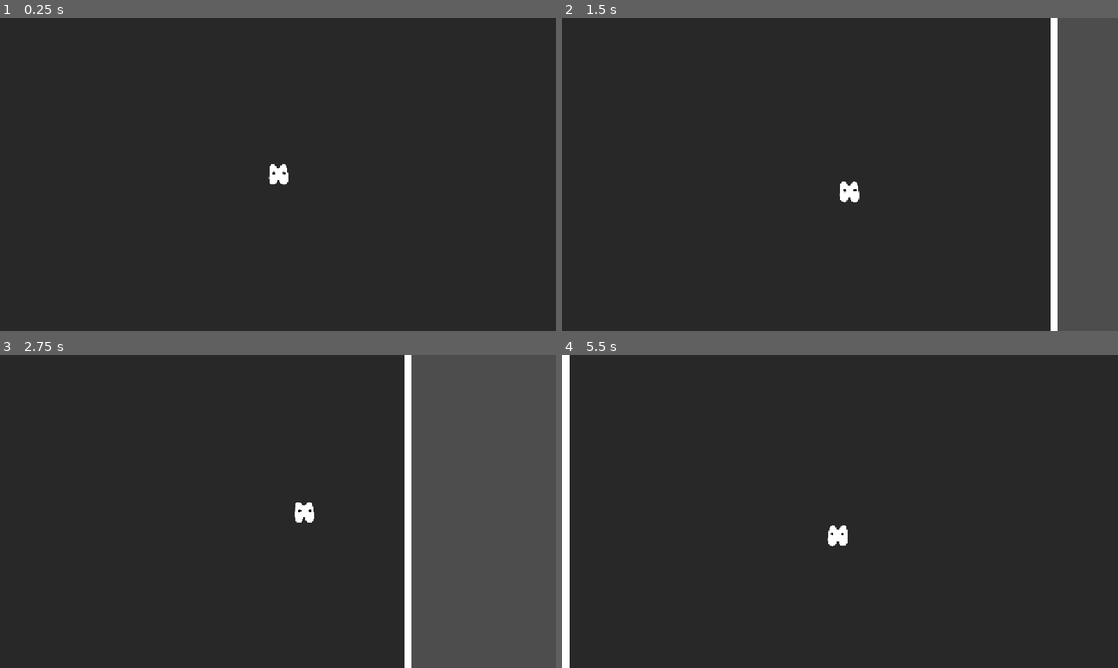
Above: before the commit, frames 1-4 (two rows, left to right).
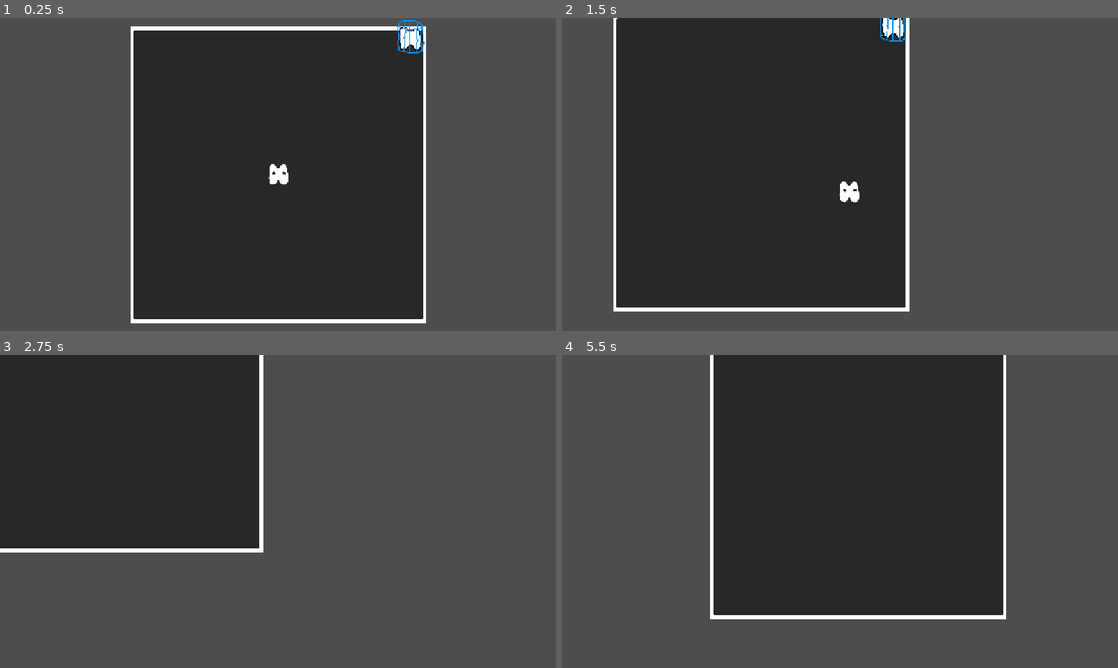
Above: after the commit, the same moments.

Repository: piksalchaos/Pebokin-Parade
Game: Godot game, scene res://scenes/game.tscn
The game is run twice, just before and just after one commit, with the same random seed, the same clock (stepped at 60 frames per second) and the same inputs.
Inputs:
- Up to frame 1 (0.25 s): no input
- Up to frame 2 (1.5 s): tap Enter at 0.5 s; hold D (right) 0.53-1.28 s; hold S (down) from 1.28 s (still down)
- Up to frame 3 (2.75 s): release S (down) at 2.03 s; hold D (right) from 2.03 s (still down)
- Up to frame 4 (5.5 s): release D (right) at 2.78 s; hold W (up) 2.78-3.53 s; hold A (left) 3.53-5.03 s; hold S (down) from 5.03 s (still down)

The runs differ from the first frame. In frame 1, 52% of the frame differs, in the area x 0-100%, y 0-100%; in frame 2, 41%; in frame 3, 45%; in frame 4, 57%.

Commit message:
lead pebokin gets replaced when hit wall

Diff:
--- /dev/null
+++ b/scenes/danger_area.gd
@@ -0,0 +1 @@
+class_name DangerArea extends Area2D
--- /dev/null
+++ b/scenes/danger_area.tscn
@@ -0,0 +1,6 @@
+[gd_scene load_steps=2 format=3 uid="uid://wfltkrjulywa"]
+
+[ext_resource type="Script" uid="uid://b5rhtmn37i1yx" path="res://scenes/danger_area.gd" id="1_vwlhv"]
+
+[node name="DangerArea" type="Area2D"]
+script = ExtResource("1_vwlhv")
--- a/scenes/follower.gd
+++ b/scenes/follower.gd
@@ -2,4 +2,7 @@
 
 const DISTANCE_FROM_OTHERS := 55.0
 func _ready() -> void:
+	update_progress()
+
+func update_progress() -> void:
 	progress = (get_index() + 1) * DISTANCE_FROM_OTHERS
--- a/scenes/game.gd
+++ b/scenes/game.gd
@@ -9,7 +9,7 @@
 func spawn_captured_unit():
 	var captured_unit = CAPTURED_UNIT.instantiate()
 	# rewrite line below to set dog position based on dog's currect width/height and the width/height of the stage
-	captured_unit.position = Vector2(randf_range(-640, 640), randf_range(-640, 640))
+	captured_unit.position = Vector2(randf_range(-320, 320), randf_range(-320, 320))
 	captured_unit.collected.connect(_on_captured_unit_collected)
 	captured_unit.collected.connect(unit_parade._on_captured_unit_collected)
 
--- a/scenes/stage.tscn
+++ b/scenes/stage.tscn
@@ -1,11 +1,13 @@
-[gd_scene load_steps=3 format=3 uid="uid://l51dn7umm8ap"]
+[gd_scene load_steps=4 format=3 uid="uid://l51dn7umm8ap"]
 
 [ext_resource type="Texture2D" uid="uid://d1ondfxm8qncw" path="res://assets/images/stage.png" id="1_8rem4"]
+[ext_resource type="PackedScene" uid="uid://wfltkrjulywa" path="res://scenes/danger_area.tscn" id="3_kewym"]
 
 [sub_resource type="RectangleShape2D" id="RectangleShape2D_8rem4"]
 size = Vector2(1228.8, 32)
 
 [node name="Stage" type="StaticBody2D"]
+scale = Vector2(0.5, 0.5)
 
 [node name="Sprite2D" type="Sprite2D" parent="."]
 scale = Vector2(0.3, 0.3)
@@ -28,3 +30,23 @@
 position = Vector2(630.4, 0)
 rotation = 1.5708
 shape = SubResource("RectangleShape2D_8rem4")
+
+[node name="DangerArea" parent="." instance=ExtResource("3_kewym")]
+
+[node name="CollisionShape2D" type="CollisionShape2D" parent="DangerArea"]
+position = Vector2(0, -630.4)
+shape = SubResource("RectangleShape2D_8rem4")
+
+[node name="CollisionShape2D2" type="CollisionShape2D" parent="DangerArea"]
+position = Vector2(0, 630.4)
+shape = SubResource("RectangleShape2D_8rem4")
+
+[node name="CollisionShape2D3" type="CollisionShape2D" parent="DangerArea"]
+position = Vector2(-630.4, 0)
+rotation = 1.5708
+shape = SubResource("RectangleShape2D_8rem4")
+
+[node name="CollisionShape2D4" type="CollisionShape2D" parent="DangerArea"]
+position = Vector2(630.4, 0)
+rotation = 1.5708
+shape = SubResource("RectangleShape2D_8rem4")
--- a/scenes/unit.gd
+++ b/scenes/unit.gd
@@ -2,6 +2,8 @@
 
 @onready var sprite_2d: Sprite2D = $Sprite2D
 var last_global_position := global_position
+
+signal danger_area_entered
 
 func _process(delta: float) -> void:
 	var velocity = (global_position - last_global_position) / delta
@@ -12,3 +14,7 @@
 		sprite_2d.flip_h = true
 
 	last_global_position = global_position
+
+func _on_area_entered(area: Area2D) -> void:
+	if area is DangerArea:
+		danger_area_entered.emit()
--- a/scenes/unit.tscn
+++ b/scenes/unit.tscn
@@ -15,3 +15,5 @@
 
 [node name="CollisionShape2D" type="CollisionShape2D" parent="."]
 shape = SubResource("CircleShape2D_svoky")
+
+[connection signal="area_entered" from="." to="." method="_on_area_entered"]
--- a/scenes/unit_parade.gd
+++ b/scenes/unit_parade.gd
@@ -7,12 +7,45 @@
 @onready var path: Path2D = $Path
 @onready var lead: Lead = $Lead
 
+func _ready() -> void:
+	add_new_lead_unit()
+
 func _process(_delta: float) -> void:
 	var distance_to_last_point = lead.position.distance_to(path.curve.get_point_position(1))
 
 	if distance_to_last_point >= PATH_POINT_DISTANCE:
 		path.curve.add_point(lead.position, Vector2.ZERO, Vector2.ZERO, 0)
 	path.curve.set_point_position(0, lead.position)
+
+	update_follower_progresses()
+
+func add_new_lead_unit() -> void:
+	var unit := UNIT.instantiate()
+	unit.danger_area_entered.connect(_on_lead_unit_entered_danger_area)
+	lead.add_child(unit)
+
+func _on_lead_unit_entered_danger_area() -> void:
+	lead.get_child(-1).queue_free()
+
+	if path.get_child_count() >= 1:
+		call_deferred("set_next_unit_as_lead")
+
+func set_next_unit_as_lead() -> void:
+	var next_follower = path.get_child(0)
+	lead.position = next_follower.position
+
+	path.curve.remove_point(0)
+	path.curve.set_point_position(0, lead.position)
+
+	var next_unit: Unit = next_follower.get_child(0)
+	next_unit.reparent(lead)
+	next_unit.position = Vector2.ZERO
+	next_unit.danger_area_entered.connect(_on_lead_unit_entered_danger_area)
+	next_follower.queue_free()
+
+func update_follower_progresses() -> void:
+	for follower: Follower in path.get_children():
+		follower.update_progress()
 
 func add_new_follower() -> void:
 	var follower = FOLLOWER.instantiate()
--- a/scenes/unit_parade.tscn
+++ b/scenes/unit_parade.tscn
@@ -1,6 +1,5 @@
-[gd_scene load_steps=5 format=3 uid="uid://c3dkho2rr6a5v"]
+[gd_scene load_steps=4 format=3 uid="uid://c3dkho2rr6a5v"]
 
-[ext_resource type="PackedScene" uid="uid://cnn7p7ysv3anf" path="res://scenes/unit.tscn" id="1_0olea"]
 [ext_resource type="Script" uid="uid://c1gf2ahh6g233" path="res://scenes/unit_parade.gd" id="1_pjf2s"]
 [ext_resource type="Script" uid="uid://byv3t2at5iwxw" path="res://scenes/lead.gd" id="3_utan4"]
 
@@ -22,7 +21,5 @@
 script = ExtResource("3_utan4")
 follower_path = NodePath("../Path")
 
-[node name="Unit" parent="Lead" instance=ExtResource("1_0olea")]
-
 [node name="Camera2D" type="Camera2D" parent="Lead"]
 position_smoothing_enabled = true
Not shown, added: scenes/danger_area.gd.uid
